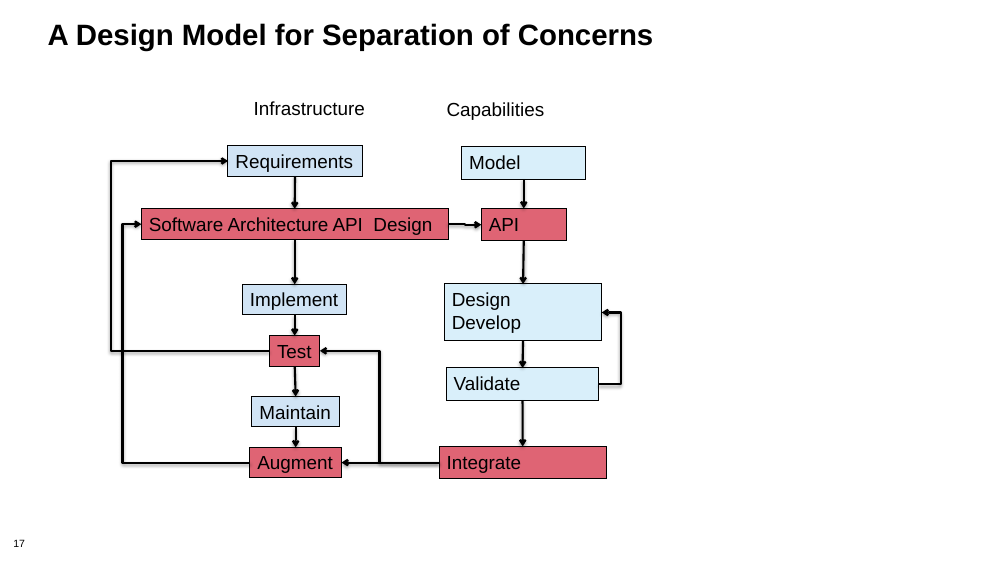
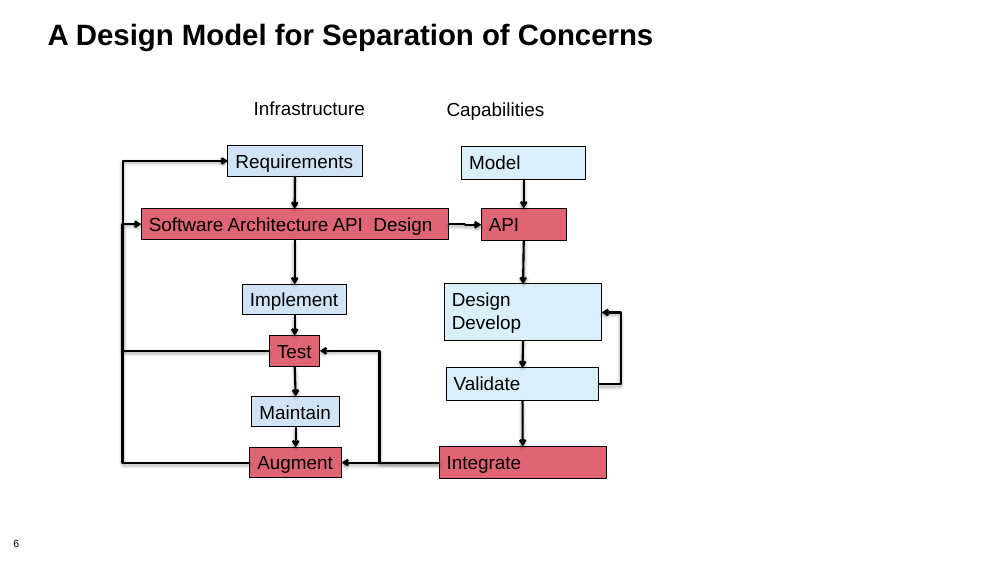
Before and after one commit to bssw-tutorial/presentations, a slide deck: slide 6 of design.pptx (slide 17 before the commit). Drawn at 1008x567 pixels with LibreOffice and Linux fonts; fonts in the diff are those of the drawing; background and template pictures are left out. Boxes give left, top, right and bottom in pixels: in the first picture for what was removed or moved away, otherwise in the second. Text is boxed around its words. In the diff, an @@ line names an element or a change of style, - is before the commit and + after.

```diff
--- a/design.pptx
+++ b/design.pptx
@@ elbow arrow (269, 351) - (228, 161): route changed @@
@@ page number at box(13, 539, 19, 547): text changed @@
-17
+6
```
Also in this commit, not shown: 3 other slides changed, 8 slides added, 16 slides removed, 3 other files.
